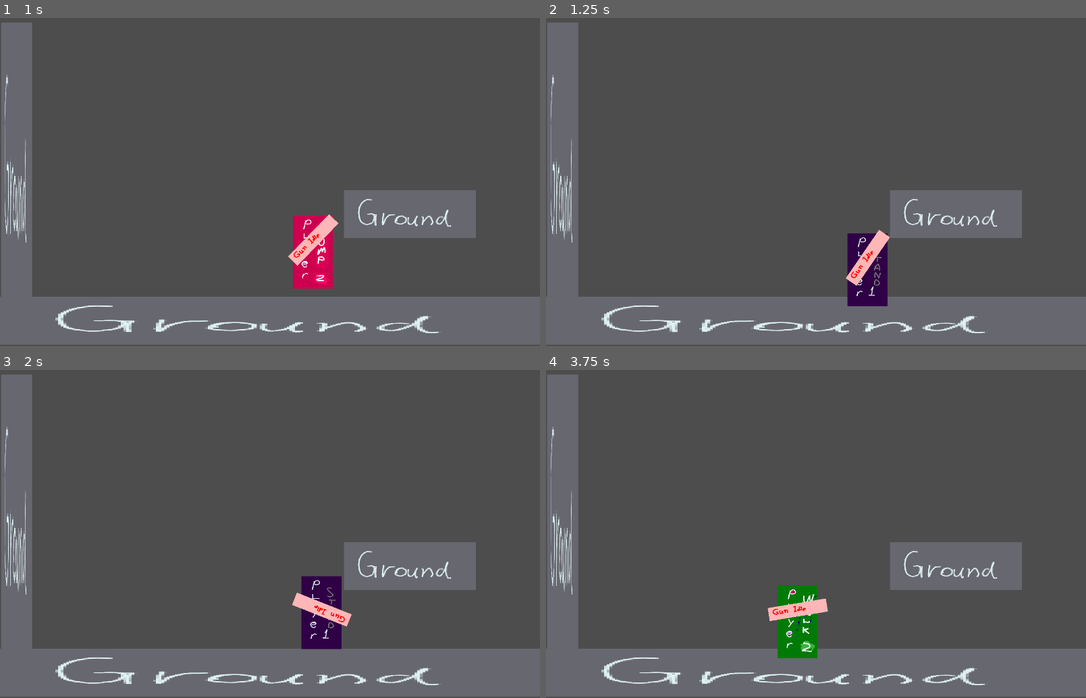
Above: before the commit, frames 1-4 (two rows, left to right).
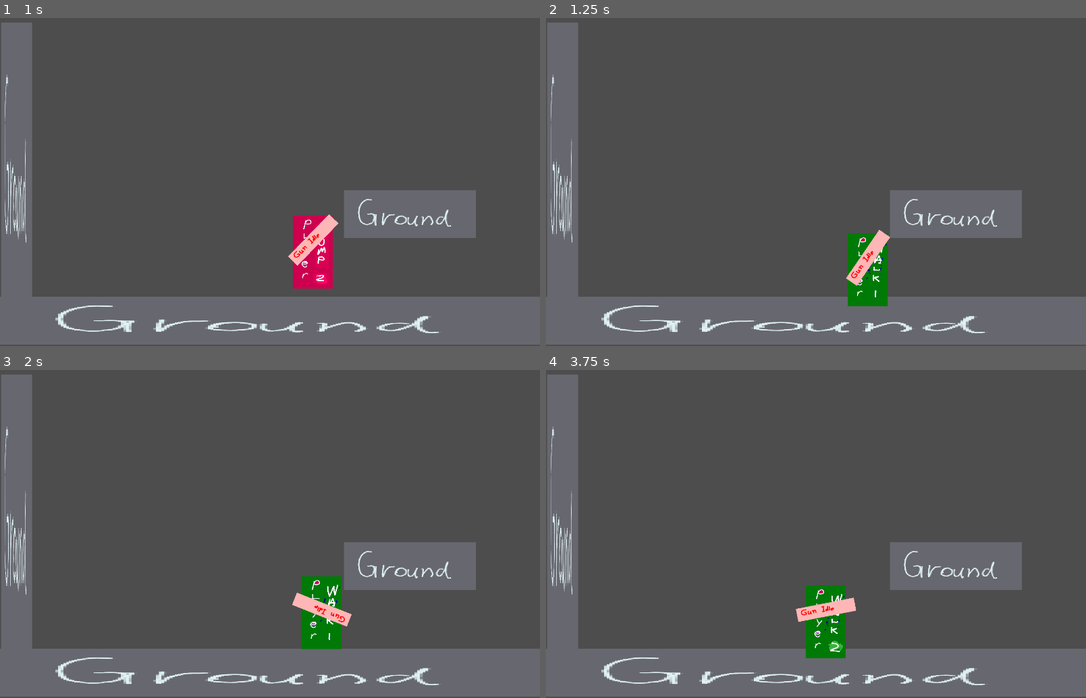
Above: after the commit, the same moments.

Repository: haruo-gabriel/portal2d
Game: Godot game, scene res://Scenes/Main/main.tscn
Two runs of this game, one before a commit and one after it. Both use one fixed random seed, a clock stepped at 60 frames per second and the inputs below.
Inputs (mouse positions are in pixels of both pictures, inside the frame that each line leads up to):
- Up to frame 1 (1 s): move the mouse to (388, 159) at 0.52 s; hold D (move_right) from 0.53 s (still down); hold Shift (crouch) from 0.53 s (still down); tap Space (jump) at 0.77 s
- Up to frame 2 (1.25 s): keep holding D (move_right); keep holding Shift (crouch)
- Up to frame 3 (2 s): keep holding D (move_right); move the mouse to (162, 547) at 1.27 s; release Shift (crouch) at 1.28 s; tap Shift (crouch) at 1.35 s; tap Space (jump) at 1.52 s
- Up to frame 4 (3.75 s): move the mouse to (870, 455) at 2.02 s; release D (move_right) at 2.03 s; hold A (move_left) 2.03-2.78 s; hold Shift (crouch) 2.03-2.78 s; move the mouse to (789, 596) at 2.77 s; hold D (move_right) from 2.78 s (still down); tap Shift (crouch) at 2.85 s; tap Space (jump) at 3.02 s; move the mouse to (978, 579) at 3.52 s; hold Shift (crouch) from 3.53 s (still down)

Frame 1 is identical in both runs. In frame 2, 1.3% of the frame differs, in the area x 55-64%, y 64-88%; in frame 3, 1.4%; in frame 4, 2.6%, in the area x 41-58%, y 65-88%.

Commit message:
Fixing the walking

Diff:
--- a/godot project/Scenes/Player/Scripts/FiniteStateMachine/States/idle.gd
+++ b/godot project/Scenes/Player/Scripts/FiniteStateMachine/States/idle.gd
@@ -7,7 +7,7 @@
 
 func physics_update(delta: float) -> void:
 
-	if player_stats.direction:
+	if player_stats.direction and not player.move_and_collide(Vector2(player_stats.direction, 0), true):
 		transitioned.emit(self, "walking")
 		return
 
--- a/godot project/Scenes/Player/Scripts/FiniteStateMachine/States/jumping.gd
+++ b/godot project/Scenes/Player/Scripts/FiniteStateMachine/States/jumping.gd
@@ -20,6 +20,15 @@
 	animation.play("Jump")
 
 func physics_update(delta: float) -> void:
+
+	var step: float = constants.HORIZONTAL_ACCELERATION * constants.IN_AIR_MULTIPLIER
+	var new_speed: float = player_stats.direction * constants.WALKING_SPEED
+
+	if sign(player_stats.velocity.x) == sign(player_stats.direction):
+		new_speed = sign(new_speed) * max(abs(new_speed), abs(player_stats.velocity.x))
+
+	player_stats.velocity.x = move_toward(player_stats.velocity.x, new_speed, step)
+
 	super(delta)
 
 func _ready() -> void:
--- a/godot project/Scenes/Player/Scripts/FiniteStateMachine/state_machine.gd
+++ b/godot project/Scenes/Player/Scripts/FiniteStateMachine/state_machine.gd
@@ -30,7 +30,6 @@
 func _on_child_transitioned(state: State, new_state_name: String) -> void:
 
 	if state != current_state:
-		print(state, " ", current_state, " ", new_state_name)
 		return print("Invalid Caller, must be the same as current")
 
 	if new_state_name.to_lower() not in states:
--- a/godot project/Scenes/Player/Scripts/player.gd
+++ b/godot project/Scenes/Player/Scripts/player.gd
@@ -37,7 +37,6 @@
 	# We want it to not collide with anything after changin the hitbox
 	if move_and_collide(Vector2.ZERO, true):
 		toggle_hitbox(not to_crouch)
-
 
 func move_vertical(delta: float) -> void:
 
